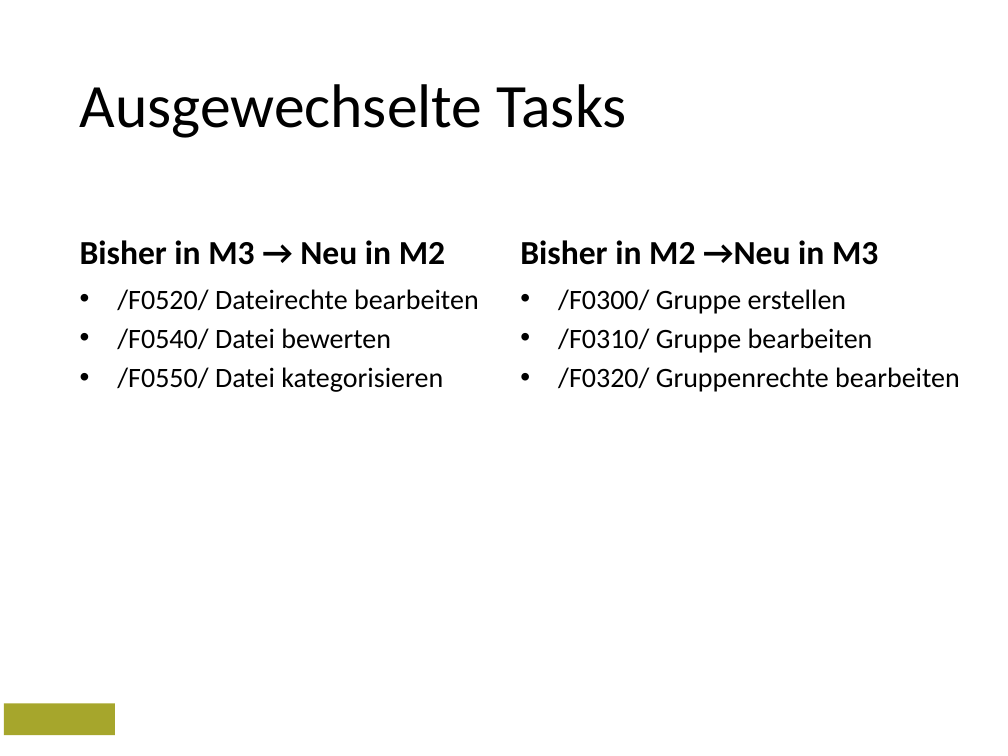
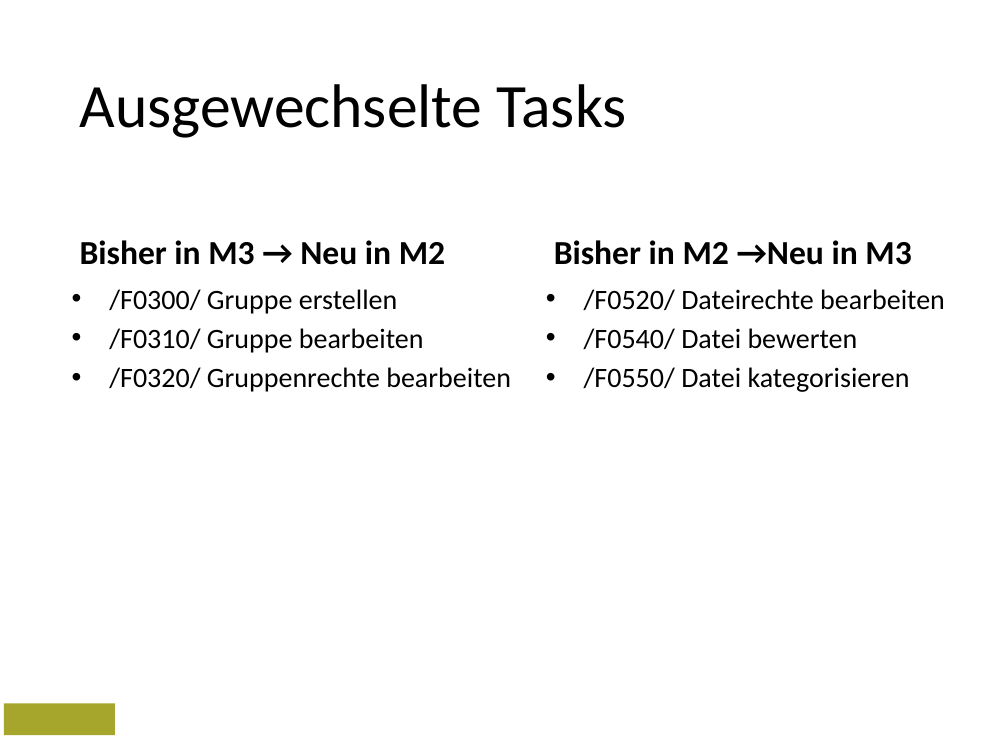
Before and after one commit to hsrdnguyen/PSIT2, a slide deck: slide 4 of documents/00_Sitzungen/Meilenstein_2/Meilenstein_2.pptx. Drawn at 1008x756 pixels with LibreOffice and Linux fonts; fonts in the diff are those of the drawing; background and template pictures are left out. Boxes give left, top, right and bottom in pixels: in the first picture for what was removed or moved away, otherwise in the second. Text is boxed around its words. In the diff, an @@ line names an element or a change of style, - is before the commit and + after.

```diff
--- a/documents/00_Sitzungen/Meilenstein_2/Meilenstein_2.pptx
+++ b/documents/00_Sitzungen/Meilenstein_2/Meilenstein_2.pptx
@@ text "Bisher in M2 →Neu in ...": place and size @@
-text "Bisher in M2 →Neu in ..." at <box>520,240,878,265</box>
+text "Bisher in M2 →Neu in ..." at <box>554,240,911,265</box>
@@ text "/F0300/ Gruppe erstellen": place and size @@
-text "/F0300/ Gruppe erstellen" at <box>558,289,960,392</box>
+text "/F0300/ Gruppe erstellen" at <box>109,289,511,392</box>
@@ text "/F0520/ Dateirechte bearbeiten": place and size @@
-text "/F0520/ Dateirechte bearbeiten" at <box>117,289,479,392</box>
+text "/F0520/ Dateirechte bearbeiten" at <box>584,289,945,392</box>
```
Also in this commit, not shown: 1 other slide changed.
